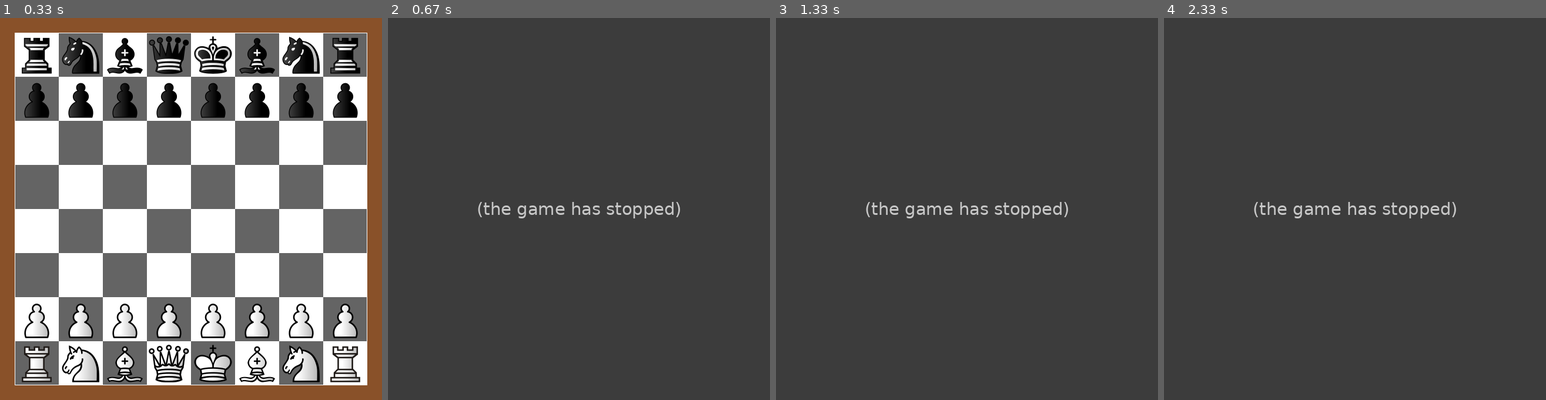
Above: before the commit, frames 1-4 (left to right).
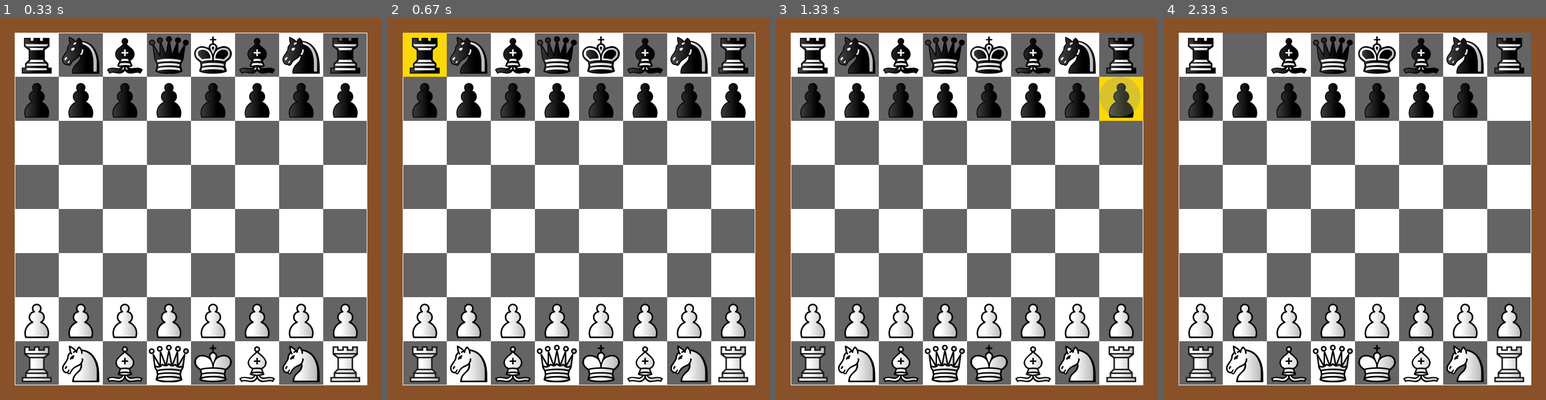
Above: after the commit, the same moments.

Repository: BelGraDev/chess_pygame
Game: pygame game, started from main.py
Same seed, same stepped clock (60 frames per second), same inputs: the game is played once before the commit and once after it.
Inputs (mouse positions are in pixels of both pictures, inside the frame that each line leads up to):
- Up to frame 1 (0.33 s): no input
- Up to frame 2 (0.67 s): click (426, 56) at 0.38 s
- Up to frame 3 (1.33 s): click (1119, 56) at 0.72 s; click (1119, 98) at 1.05 s
- Up to frame 4 (2.33 s): click (1255, 67) at 1.38 s; click (1335, 308) at 2.22 s

Frame 1 is identical in both runs. In frame 2, 98% of the frame differs, in the area x 0-100%, y 0-100%; in frame 3, 98%; in frame 4, 98%.
Error before the commit: TypeError: 'NoneType' object is not iterable (GameController.py line 37); the game stopped at 0.38 s (later frames are placeholders)

Commit message:
Added movement constraints to Rook

Diff:
--- a/Board/Board.py
+++ b/Board/Board.py
@@ -5,7 +5,7 @@
 from Pieces.Queen import Queen
 from Pieces.Knight import Knight
 from Board.Cell_utils import Cell_utils
-from Board.MoveType import MoveType
+from Board.Move import MoveType
 from Board.Board_Cells import Board_cells
 class Board:
 
--- a/Board/Cell_utils.py
+++ b/Board/Cell_utils.py
@@ -2,12 +2,13 @@
 
     #Since the board is drawn from top to bottom, the row number has to be adjusted accordingly
     def map_cell_to_index(cell_name: str) -> tuple:
+        print(cell_name)
         column: chr = ord(cell_name[0]) - 97
         row: int = int(cell_name[1])
         adj_row = abs(row - 8)
         return adj_row, column
 
-    def map_index_to_cell(row: int, column: str) -> str:
+    def map_index_to_cell(row: int, column: int) -> str:
         adj_row = abs(row - 8)
         column = chr(column + 97)
         cell_name = column + str(adj_row)
--- /dev/null
+++ b/Board/Move.py
@@ -0,0 +1,25 @@
+from Board.Cell_utils import Cell_utils
+from enum import Enum
+
+class MoveType(Enum):
+
+    NOT_AVAILABLE = -1
+    EMPTY_CELL = 0
+    CAPTURE = 1
+    TEAMMATE = 2
+
+class Move:
+
+    def __init__(self, cell, type):
+        self.next_cell = cell
+        self.type = type
+
+    def move_type(self, prev_cell, next_cell) -> int:
+
+        if Cell_utils.is_cell_empty(next_cell, self):
+            return MoveType.EMPTY_CELL
+
+        elif Cell_utils.is_white_piece(next_cell, self) != Cell_utils.is_white_piece(prev_cell, self):
+            return MoveType.CAPTURE
+
+        return MoveType.TEAMMATE
--- a/Board/MoveType.py
+++ /dev/null
@@ -1,8 +0,0 @@
-from enum import Enum
-
-class MoveType(Enum):
-
-    NOT_AVAILABLE = -1
-    EMPTY_CELL = 0
-    CAPTURE = 1
-    TEAMMATE = 2
--- a/Controller/GameController.py
+++ b/Controller/GameController.py
@@ -1,4 +1,4 @@
-from Board.MoveType import MoveType
+from Board.Move import MoveType
 
 class GameController:
     def __init__(self, board, chessUI):
--- a/Pieces/Bishop.py
+++ b/Pieces/Bishop.py
@@ -7,3 +7,6 @@
 
         super().__init__(cell, type, board)
         self.image = pygame.image.load(f"Pieces/images/{type}_bishop.png")
+
+    def possible_moves(self, cell_name):
+        pass
--- a/Pieces/King.py
+++ b/Pieces/King.py
@@ -8,3 +8,6 @@
 
         super().__init__(cell, type, board)
         self.image = pygame.image.load(f"Pieces/images/{type}_king.png")
+
+    def possible_moves(self, cell_name):
+        pass
--- a/Pieces/Pawn.py
+++ b/Pieces/Pawn.py
@@ -1,6 +1,5 @@
 from .Pieces import Pieces
 from Board.Cell_utils import Cell_utils
-from Board.MoveType import MoveType
 import pygame
 
 
--- a/Pieces/Pieces.py
+++ b/Pieces/Pieces.py
@@ -1,6 +1,6 @@
 from abc import ABC, abstractmethod
 from Board.Cell_utils import Cell_utils
-from Board.MoveType import MoveType
+from Board.Move import MoveType
 import pygame
 
 class Pieces(ABC, pygame.Rect):
@@ -15,8 +15,8 @@
     def is_next_possible(self, prev_cell_name, row, col):
 
         try:
-            print(f"row: {row}, column: {col}")
             self.board.cells[row, col]
+
             next_cell_name = Cell_utils.map_index_to_cell(row, col)
             move = self.board.in_next_cell(prev_cell_name, next_cell_name)
 
@@ -26,10 +26,7 @@
                 case _:
                     return None
         except IndexError:
-            print("Index error")
             return None
-
-
 
     @abstractmethod
     def possible_moves(self, cell_name) -> list:
--- a/Pieces/Queen.py
+++ b/Pieces/Queen.py
@@ -8,3 +8,6 @@
 
         super().__init__(cell, type, board)
         self.image = pygame.image.load(f"Pieces/images/{type}_queen.png")
+
+    def possible_moves(self, cell_name):
+        pass
--- a/Pieces/Rook.py
+++ b/Pieces/Rook.py
@@ -1,5 +1,8 @@
 from Pieces.Pieces import Pieces
+from Board.Cell_utils import Cell_utils
 import pygame
+
+import time
 
 class Rook(Pieces):
 
@@ -8,3 +11,47 @@
 
         super().__init__(cell, type, board)
         self.image = pygame.image.load(f"Pieces/images/{type}_rook.png")
+
+    def possible_moves(self, cell_name) -> list:
+
+        start_time = time.perf_counter()
+
+        row, column = Cell_utils.map_cell_to_index(cell_name)
+
+        possible_moves = []
+
+        #Upwards check
+        for r in range(row - 1, -1, -1):
+            move = self.is_next_possible(cell_name, r, column)
+            if move:
+                possible_moves.append(move)
+            else:
+                break
+
+        #Downwards check
+        for r in range(row + 1, 8):
+            move = self.is_next_possible(cell_name, r, column)
+            if move:
+                possible_moves.append(move)
+            else:
+                break
+
+        for c in range(column - 1, -1, -1):
+            move = self.is_next_possible(cell_name, row, c)
+            if move:
+                possible_moves.append(move)
+            else:
+                break
+
+        for c in range(column + 1, 8):
+            move = self.is_next_possible(cell_name, row, c)
+            if move:
+                possible_moves.append(move)
+            else:
+                break
+
+        end_time = time.perf_counter()
+
+        #print(f"It took the function {end_time - start_time}")
+        print(possible_moves)
+        return possible_moves
